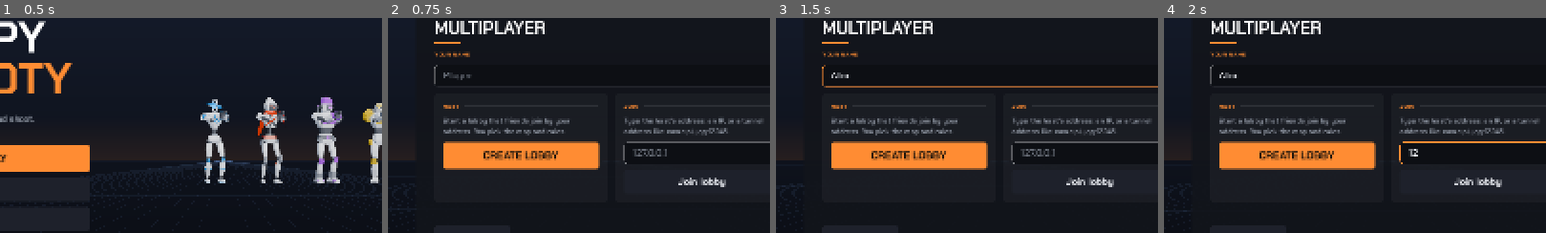
Above: before the commit, frames 1-4 (left to right).
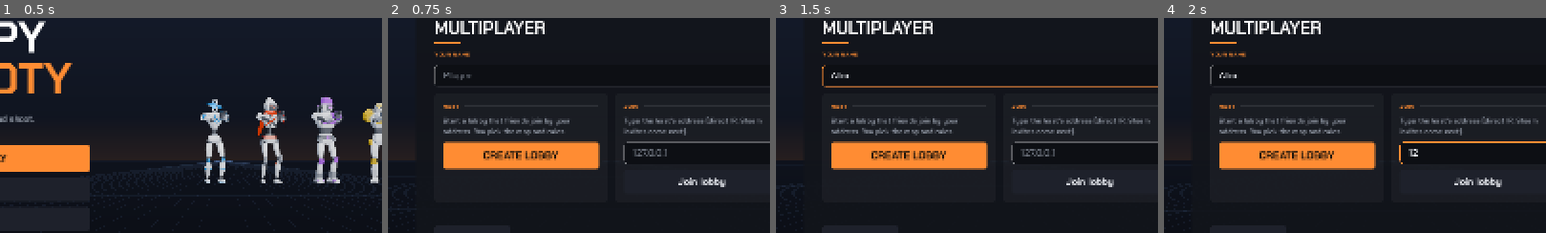
Above: after the commit, the same moments.

Repository: Yellow-Makes-Games/Jumpy-Shooty
Game: Godot game, scene res://game/ui/main_menu.tscn
Same seed, same stepped clock (60 frames per second), same inputs: the game is played once before the commit and once after it.
Inputs (mouse positions are % of the whole screen's width and height, from its top left):
- Up to frame 1 (0.5 s): no input
- Up to frame 2 (0.75 s): click "MULTIPLAYER" at 0.5 s
- Up to frame 3 (1.5 s): click (50, 36) at 1.27 s; type "Alex" at 1.35 s
- Up to frame 4 (2 s): click (62, 54) at 1.5 s; type "12" at 1.58 s
The pictures show only the part of the screen within x 21-71%, y 23-73%; the shares and areas given below are measured in that part.

Frame 1 is identical in both runs. In frame 2, 0.5% of the frame differs, in the area x 62-98%, y 45-55%; in frame 3, 0.5%; in frame 4, 0.5%.

Commit message:
Internet play without accounts: hosting opens the router port (UPnP)
Creating a lobby asks the router to forward UDP 24680 and shows the public
address with a Copy address button; the port is closed again on leaving.
Drops the playit.gg guide and Tailscale lobby changes. Keeps the Windows and
Linux export presets.

Co-Authored-By: Claude Opus 5.5 <noreply@anthropic.com>
Claude-Session: https://claude.ai/code/session_01HFmWStoUKP5N2Tj5KiywiR

Diff:
--- a/game/net/net.gd
+++ b/game/net/net.gd
@@ -15,6 +15,7 @@
 signal join_failed(reason: String)
 signal session_ended(reason: String)    # host left, or we were refused
 signal match_started
+signal internet_changed                 # host only: internet_state / public_ip changed
 
 const DEFAULT_PORT := 24680
 const BOT_ID_BASE := 9001
@@ -31,6 +32,14 @@
 var in_match := false
 var is_online := false
 var port := DEFAULT_PORT  ## the port we are hosting on
+
+## Host only: whether friends can reach us over the internet. When we host, the game
+## asks the router (UPnP) to open the port and tells us our public address.
+## "" (not hosting), "checking", "open" (friends join at public_ip) or "failed".
+var internet_state := ""
+var public_ip := ""
+var _upnp: UPNP = null        # the router we opened the port on, to close it again
+var _upnp_thread: Thread = null
 
 ## The game and win condition chosen by the host in the lobby.
 ## game: "ffa" (free-for-all, a 1v1 with two players) or "race" (see Maps and Race).
@@ -102,6 +111,7 @@
 	joined_lobby.emit()
 	port = listen_port
 	print("[net] hosting on port %d" % port)
+	_open_router_port()
 	return OK
 
 
@@ -127,12 +137,83 @@
 
 
 func leave() -> void:
+	_close_router_port()
 	in_match = false
 	is_online = false
 	players.clear()
 	if multiplayer.multiplayer_peer and not multiplayer.multiplayer_peer is OfflineMultiplayerPeer:
 		multiplayer.multiplayer_peer.close()
 	multiplayer.multiplayer_peer = OfflineMultiplayerPeer.new()
+
+
+# ---------------------------------------------------------------------------
+# Internet hosting: ask the router to forward our port (UPnP), on a thread because
+# finding the router takes a second or two.
+
+func _open_router_port() -> void:
+	internet_state = "checking"
+	public_ip = ""
+	internet_changed.emit()
+	if _upnp_thread:
+		_upnp_thread.wait_to_finish()
+	_upnp_thread = Thread.new()
+	_upnp_thread.start(_upnp_work.bind(port))
+
+
+func _upnp_work(open_port: int) -> void:
+	var upnp := UPNP.new()
+	var ip := ""
+	if upnp.discover(2000, 2) == UPNP.UPNP_RESULT_SUCCESS and upnp.get_gateway() and upnp.get_gateway().is_valid_gateway():
+		if upnp.add_port_mapping(open_port, open_port, "Jumpy Shooty", "UDP") == UPNP.UPNP_RESULT_SUCCESS:
+			ip = upnp.query_external_address()
+	_upnp_done.call_deferred(upnp, ip, open_port)
+
+
+func _upnp_done(upnp: UPNP, ip: String, opened_port: int) -> void:
+	if _upnp_thread:
+		_upnp_thread.wait_to_finish()
+		_upnp_thread = null
+	if internet_state != "checking" or opened_port != port:
+		if ip != "":
+			upnp.delete_port_mapping(opened_port, "UDP")   # we stopped hosting meanwhile
+		return
+	# A private address here means the internet provider shares one public address
+	# between many homes (carrier-grade NAT): friends cannot reach us that way.
+	if ip == "" or _is_private(ip):
+		internet_state = "failed"
+		if ip != "":
+			upnp.delete_port_mapping(opened_port, "UDP")
+		print("[net] could not open port %d on the router" % opened_port)
+	else:
+		_upnp = upnp
+		internet_state = "open"
+		public_ip = ip
+		print("[net] router port %d open; public address %s" % [opened_port, ip])
+	internet_changed.emit()
+
+
+func _close_router_port() -> void:
+	if _upnp:
+		_upnp.delete_port_mapping(port, "UDP")
+		_upnp = null
+	internet_state = ""
+	public_ip = ""
+
+
+func _exit_tree() -> void:
+	_close_router_port()
+	if _upnp_thread:
+		_upnp_thread.wait_to_finish()
+
+
+static func _is_private(ip: String) -> bool:
+	var p := ip.split(".")
+	if p.size() != 4:
+		return true
+	var a := int(p[0])
+	var b := int(p[1])
+	return a == 10 or a == 127 or (a == 192 and b == 168) or (a == 172 and b >= 16 and b <= 31) \
+		or (a == 100 and b >= 64 and b <= 127)
 
 
 # ---------------------------------------------------------------------------
--- a/game/ui/lobby_menu.gd
+++ b/game/ui/lobby_menu.gd
@@ -8,6 +8,7 @@
 var _start: Button
 var _waiting: Label
 var _info: Label
+var _copy: Button   # copies the host's internet address
 var _rules_label: Label
 var _host_rules: HBoxContainer
 var _mode_pick: OptionButton
@@ -25,7 +26,15 @@
 func _ready() -> void:
 	var page := UiKit.screen(self, 900)
 	UiKit.title(page, "Lobby", 36)
-	_info = UiKit.label(page, "", true, 16)
+	var info_row := HBoxContainer.new()
+	info_row.add_theme_constant_override("separation", 12)
+	page.add_child(info_row)
+	_info = UiKit.label(info_row, "", true, 16)
+	_info.size_flags_horizontal = Control.SIZE_EXPAND_FILL
+	_info.size_flags_vertical = Control.SIZE_SHRINK_CENTER
+	_copy = UiKit.button(info_row, "Copy address", func():
+		DisplayServer.clipboard_set(_public_address())
+		_copy.text = "Copied")
 	var columns := HBoxContainer.new()
 	columns.add_theme_constant_override("separation", 32)
 	page.add_child(columns)
@@ -58,6 +67,7 @@
 	_start = UiKit.primary_button(buttons, "Start match", Net.host_start_match)
 	_start.size_flags_horizontal = Control.SIZE_EXPAND_FILL
 	Net.players_changed.connect(_refresh)
+	Net.internet_changed.connect(_refresh)
 	_refresh()
 	# Dev/test: the host starts the next match on its own.
 	if DevArgs.autostart > 0 and Net.is_host() and Net.players.size() >= DevArgs.autostart:
@@ -76,8 +86,15 @@
 	_waiting.visible = not Net.is_host()
 	_start.disabled = Net.players.size() < 1
 	var where := ""
+	_copy.visible = Net.is_host() and Net.internet_state == "open"
 	if Net.is_host():
-		where = "Friends on your network can join at %s." % _join_addresses()
+		match Net.internet_state:
+			"open":
+				where = "Friends anywhere can join at %s." % _public_address()
+			"checking":
+				where = "Opening your router for internet play..."
+			_:
+				where = "Your router would not open port %d, so only friends on your network can join (at %s)." % [Net.port, _local_ip()]
 	else:
 		where = "The host picks the map and rules and starts the match."
 	_info.text = "%d of %d players.  %s" % [Net.players.size(), Net.MAX_PLAYERS, where]
@@ -280,30 +297,13 @@
 	_updating = false
 
 
-## The addresses friends can type to join this lobby: home-network ones, plus a
-## Tailscale one (100.64.x.x to 100.127.x.x) if Tailscale is running. Over a
-## playit.gg tunnel friends use the tunnel's address instead (docs/ONLINE_PLAY.md).
-func _join_addresses() -> String:
-	var found: Array[String] = []
+## What friends type to join over the internet (the port only if it isn't the usual one).
+func _public_address() -> String:
+	return Net.public_ip if Net.port == Net.DEFAULT_PORT else "%s:%d" % [Net.public_ip, Net.port]
+
+
+func _local_ip() -> String:
 	for ip in IP.get_local_addresses():
-		if _is_join_address(ip) and not ip in found:
-			found.append(ip)
-	if found.is_empty():
-		found.append("127.0.0.1")
-	var port_part := "" if Net.port == Net.DEFAULT_PORT else ":%d" % Net.port
-	var shown: Array[String] = []
-	for ip in found:
-		shown.append(ip + port_part)
-	return " or ".join(shown)
-
-
-static func _is_join_address(ip: String) -> bool:
-	if ip.begins_with("192.168.") or ip.begins_with("10."):
-		return true
-	var parts := ip.split(".")
-	if parts.size() != 4:
-		return false
-	var second := int(parts[1])
-	if parts[0] == "172":
-		return second >= 16 and second <= 31
-	return parts[0] == "100" and second >= 64 and second <= 127   # Tailscale
+		if ip.begins_with("192.168.") or ip.begins_with("10.") or ip.begins_with("172."):
+			return ip
+	return "127.0.0.1"
--- a/game/ui/main_menu.gd
+++ b/game/ui/main_menu.gd
@@ -338,7 +338,7 @@
 	UiKit.primary_button(host, "Create lobby", _on_create)
 	var join := _box(row)
 	UiKit.section(join, "Join")
-	UiKit.label(join, "Type the host's address: an IP, or a tunnel address like name.ply.gg:12345.", true, 15)
+	UiKit.label(join, "Type the host's address (direct IP; Steam invites come next).", true, 15)
 	_address_edit = UiKit.line_edit(join, "127.0.0.1", "")
 	UiKit.button(join, "Join lobby", _on_join)
 	_status = UiKit.label(_col, "", true, 16)
--- a/tests/join_address_test.gd
+++ /dev/null
@@ -1,18 +0,0 @@
-extends SceneTree
-## The lobby lists the addresses friends can join at: home-network ones and Tailscale's.
-## Run: godot --headless --path . --script tests/join_address_test.gd
-
-func _initialize() -> void:
-	var lobby: GDScript = load("res://game/ui/lobby_menu.gd")
-	var ok := true
-	var cases := {
-		"192.168.1.20": true, "10.0.0.5": true, "172.16.0.1": true, "172.31.9.9": true,
-		"172.32.0.1": false, "100.101.102.103": true, "100.63.0.1": false, "100.128.0.1": false,
-		"127.0.0.1": false, "8.8.8.8": false, "fe80::1": false,
-	}
-	for ip in cases:
-		if lobby._is_join_address(ip) != cases[ip]:
-			print("FAIL: %s should be %s" % [ip, cases[ip]])
-			ok = false
-	print("PASS" if ok else "FAIL")
-	quit(0 if ok else 1)
Not shown, removed: tests/join_address_test.gd.uid
Not shown, changed: docs/DEVELOPMENT.md
Not shown, changed: docs/FEATURES.md
Not shown, removed: docs/ONLINE_PLAY.md
Not shown, changed: tests/run_all.sh
